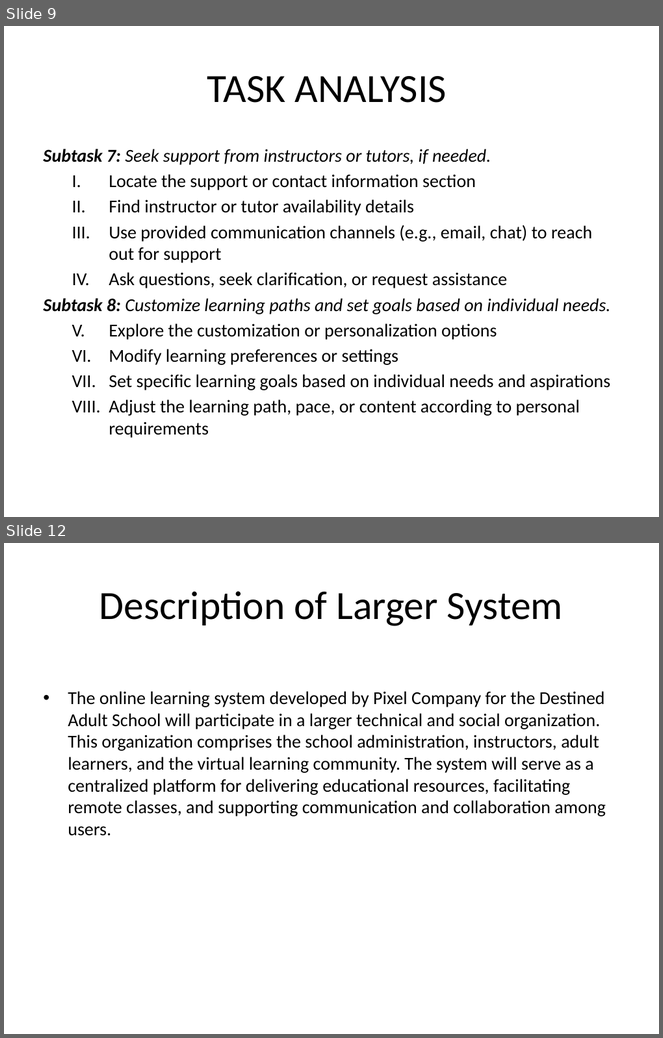
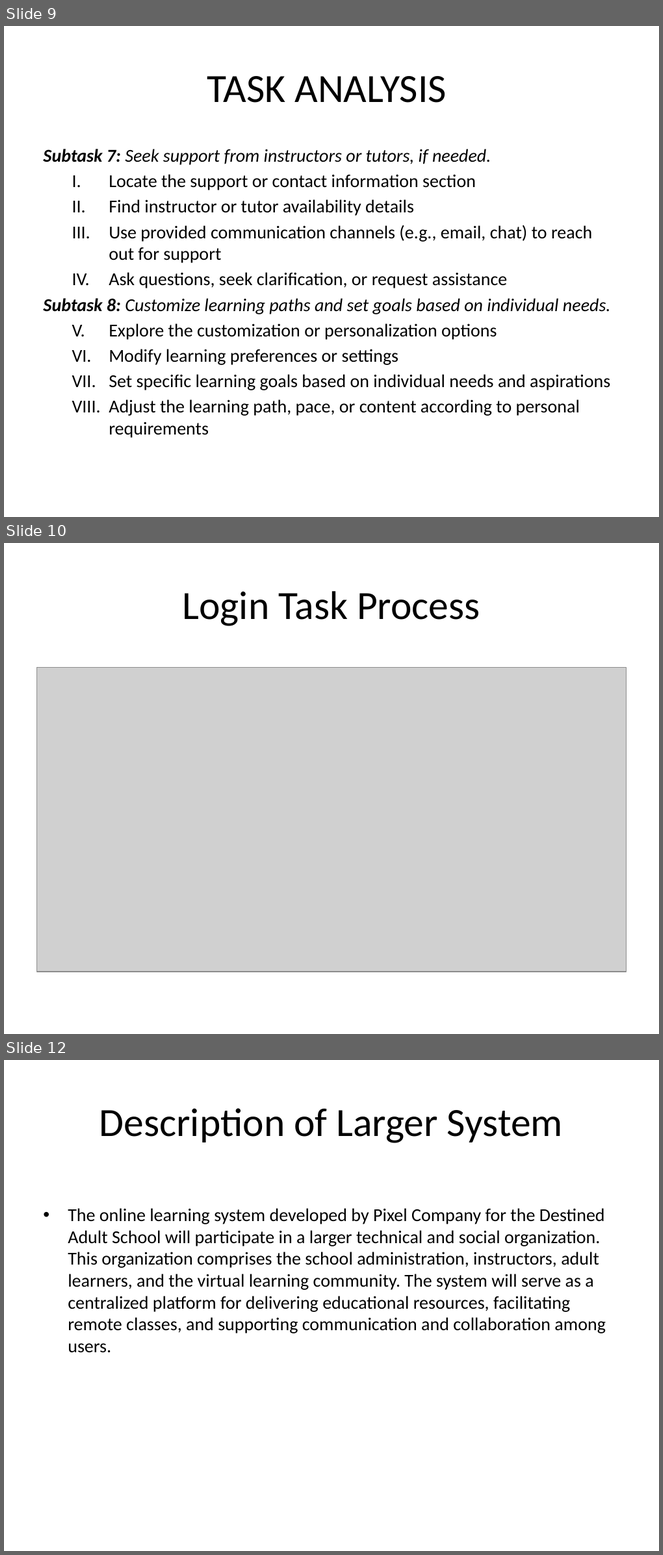
Before and after one commit to VictorMK22/PixelPioneers, a slide deck: Presentation1.pptx. Shown one above the other, each under a label of ours: slides 9 and 12 before the commit, slides 9, 10 and 12 after it; the slides between them are not shown. The pictures are 663x1038 and 663x1555 pixels, drawn with LibreOffice and Linux fonts; fonts in the diff are those of the drawing; grey boxes stand for pictures. Boxes give left, top, right and bottom in pixels: in the first picture for what was removed or moved away, otherwise in the second. Text is boxed around its words. In the diff, an @@ line names an element or a change of style, - is before the commit and + after.

```diff
--- a/Presentation1.pptx
+++ b/Presentation1.pptx
@@ slide 10 added at <box>4,543,659,1034</box>, background #FFFFFF @@
@@ title added at <box>183,591,480,626</box>, 44 pt, text #000000 @@
+Login Task Process
@@ picture added at <box>36,668,627,972</box> @@
```
Also in this commit, not shown: 1 other slide added, 2 slides removed.
